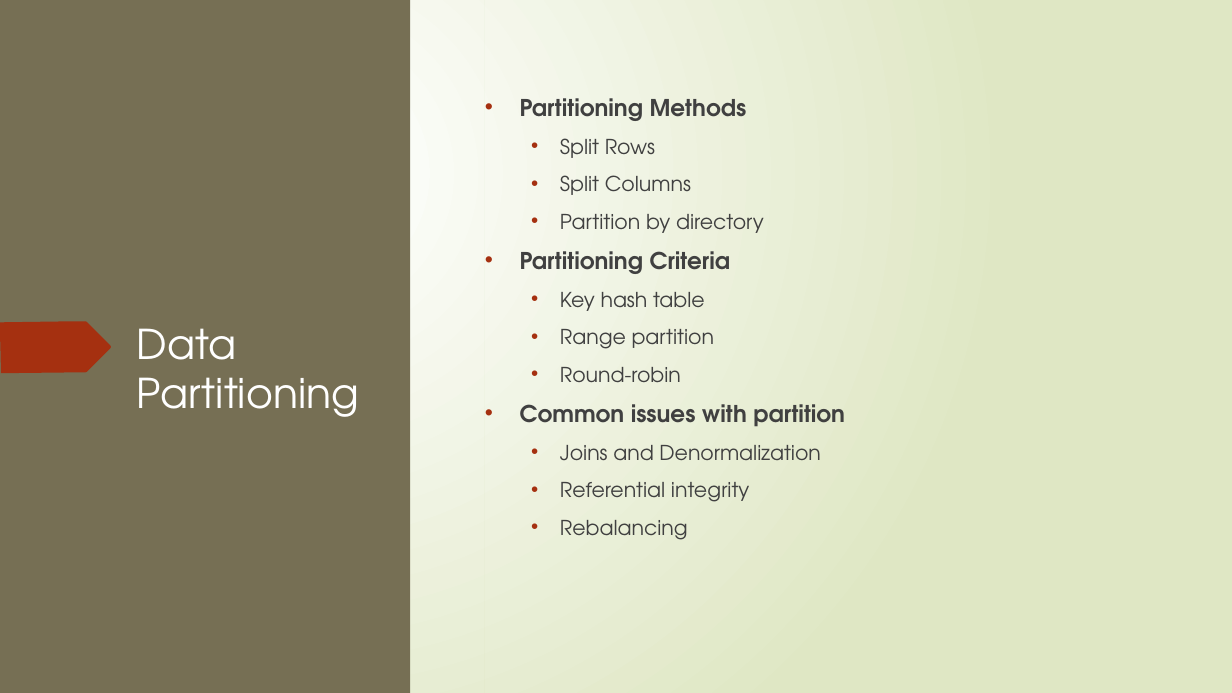
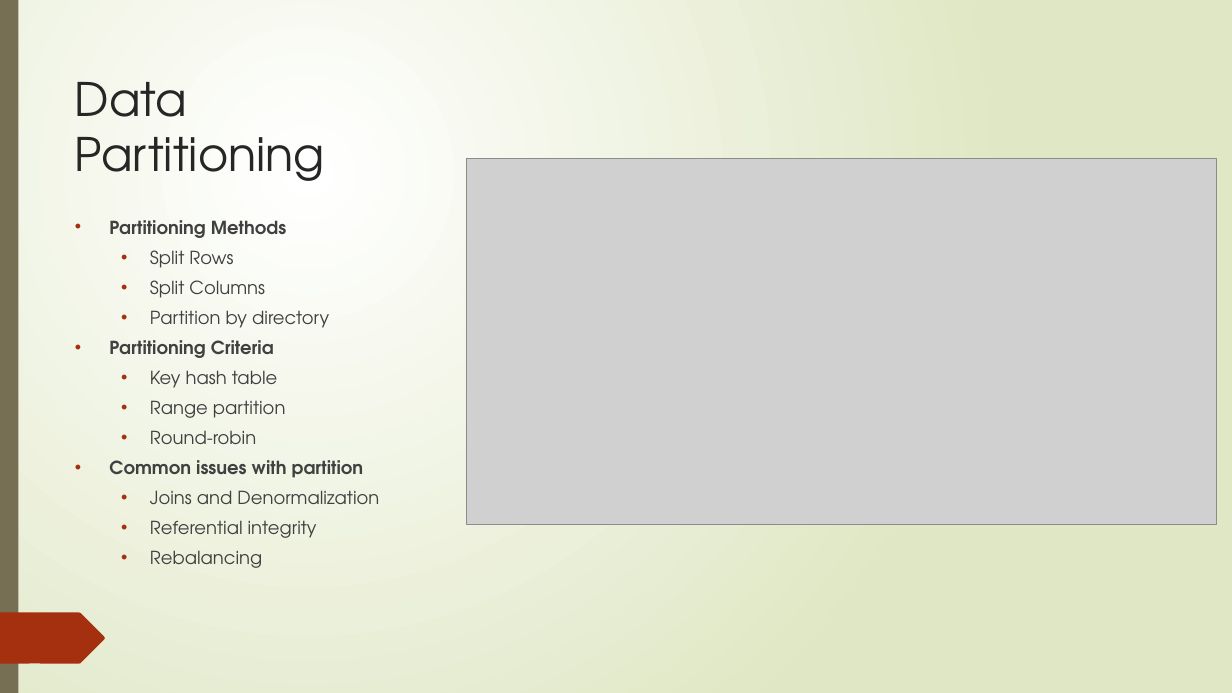
Before and after one commit to huanminwu/LeetCode, a slide deck: slide 7 of Cloud/Design Principle.pptx (slide 5 before the commit). Drawn at 1232x693 pixels with LibreOffice and Linux fonts; fonts in the diff are those of the drawing; grey boxes stand for pictures. Boxes give left, top, right and bottom in pixels: in the first picture for what was removed or moved away, otherwise in the second. Text is boxed around its words. In the diff, an @@ line names an element or a change of style, - is before the commit and + after.

Commit message:
update cloud design pattern

```diff
--- a/Cloud/Design Principle.pptx
+++ b/Cloud/Design Principle.pptx
@@ rectangle: place and size @@
-rectangle at (484,0,1232,693)
+rectangle at (0,0,1232,693)
@@ rectangle: place and size @@
-rectangle at (0,0,410,693)
+rectangle at (0,0,18,693)
@@ rectangle removed at (0,0,18,693) @@
@@ title "Data Partitioning": place and size @@
-title "Data Partitioning" at (137,328,359,417)
+title "Data Partitioning" at (75,82,325,181)
@@ title "Data Partitioning" at (75,82,325,181): size 32 to 36 pt, text colour #FFFFFF to #262626 @@
@@ picture added at (467,159,1216,524) @@
@@ text "Partitioning Methods": place and size @@
-text "Partitioning Methods" at (520,98,845,540)
+text "Partitioning Methods" at (109,220,379,568)
@@ text "Partitioning Methods" at (109,220,379,568): size 18 to 14 pt in "Partitioning Methods", "Partitioning Criteria", "Common issues with partition"; size 16 to 14 pt in "Split Rows", "Split Columns", "Partition by directory", "Key hash table" and 5 more places; line spacing 1 to 0.8; vertical alignment middle to top @@
@@ group added at (10,141,288,660): 5 freeform shapes @@
@@ group added at (47,130,240,667): 7 freeform shapes @@
@@ freeform shape: place and size @@
-freeform shape at (0,322,111,373)
+freeform shape at (0,613,105,664)
```
Also in this commit, not shown: 4 other slides changed, 1 slide added.
